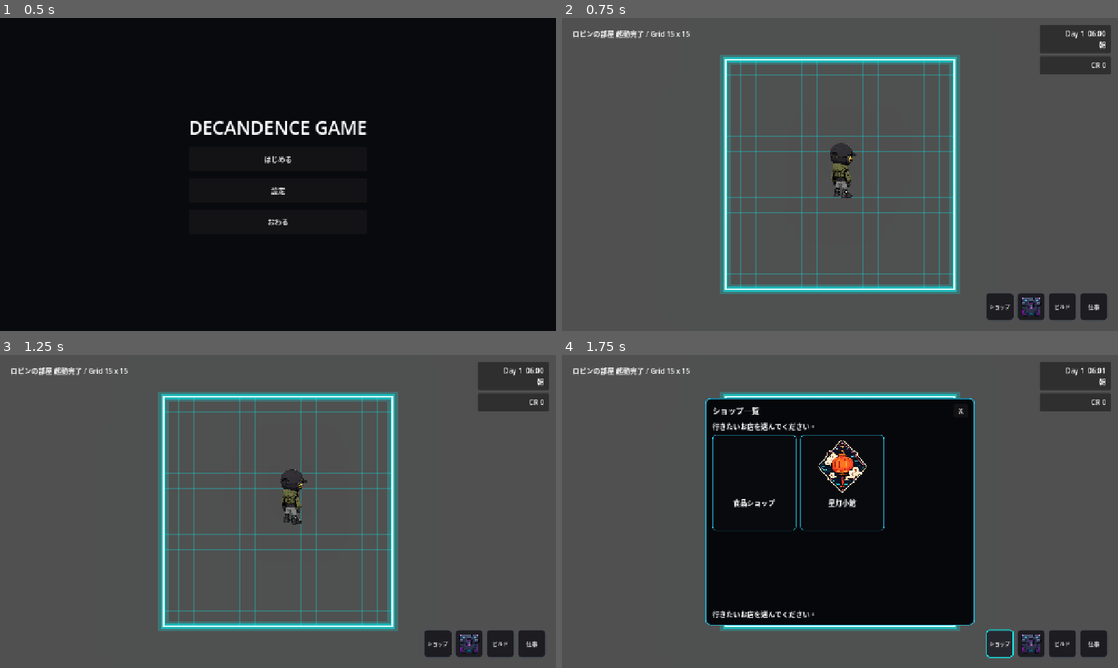
Above: before the commit, frames 1-4 (two rows, left to right).
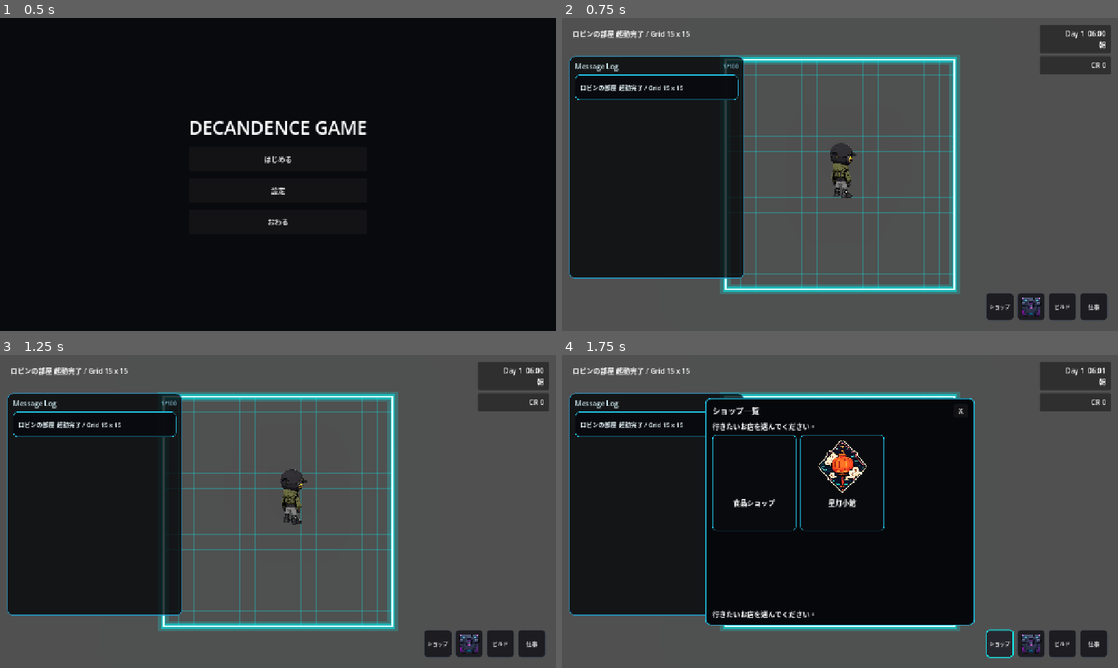
Above: after the commit, the same moments.

Repository: grimoire1089-coder/optimistic
Game: Godot game, scene res://Scenes/Boot/TitleScene.tscn
Two runs of this game, one before a commit and one after it. Both use one fixed random seed, a clock stepped at 60 frames per second and the inputs below. Sound files missing from this copy of the repository are replaced by a short silence.
Inputs:
- Up to frame 1 (0.5 s): no input
- Up to frame 2 (0.75 s): click "はじめる" at 0.5 s
- Up to frame 3 (1.25 s): no input
- Up to frame 4 (1.75 s): click "ショップ" at 1.25 s

Frame 1 is identical in both runs. In frame 2, 22% of the frame differs, in the area x 1-33%, y 12-84%; in frame 3, 22%; in frame 4, 18%.

Commit message:
Add message log panel to main scene

Diff:
--- a/Scenes/Main/MainScene.tscn
+++ b/Scenes/Main/MainScene.tscn
@@ -17,6 +17,7 @@
 [ext_resource type="PackedScene" path="res://Scenes/UI/HUD/ShopButton.tscn" id="14_shop_button"]
 [ext_resource type="PackedScene" path="res://Scenes/UI/Shop/ShopMenu.tscn" id="15_shop_menu"]
 [ext_resource type="Script" path="res://Scripts/Scenes/Main/Modules/RobinRoomBgmListModule.gd" id="16_robin_room_bgm"]
+[ext_resource type="PackedScene" path="res://Scenes/UI/HUD/MessageLogPanel.tscn" id="17_message_log"]
 
 [sub_resource type="Environment" id="Environment_ctt6t"]
 glow_enabled = true
@@ -62,6 +63,8 @@
 offset_bottom = 55.0
 text = "Main Scene 起動完了"
 
+[node name="MessageLogPanel" parent="CanvasLayer" instance=ExtResource("17_message_log")]
+
 [node name="ClockDisplay" parent="CanvasLayer" unique_id=630380914 instance=ExtResource("4_clock_display")]
 
 [node name="CreditPanel" parent="CanvasLayer" unique_id=1025226136 instance=ExtResource("5_credit_panel")]
